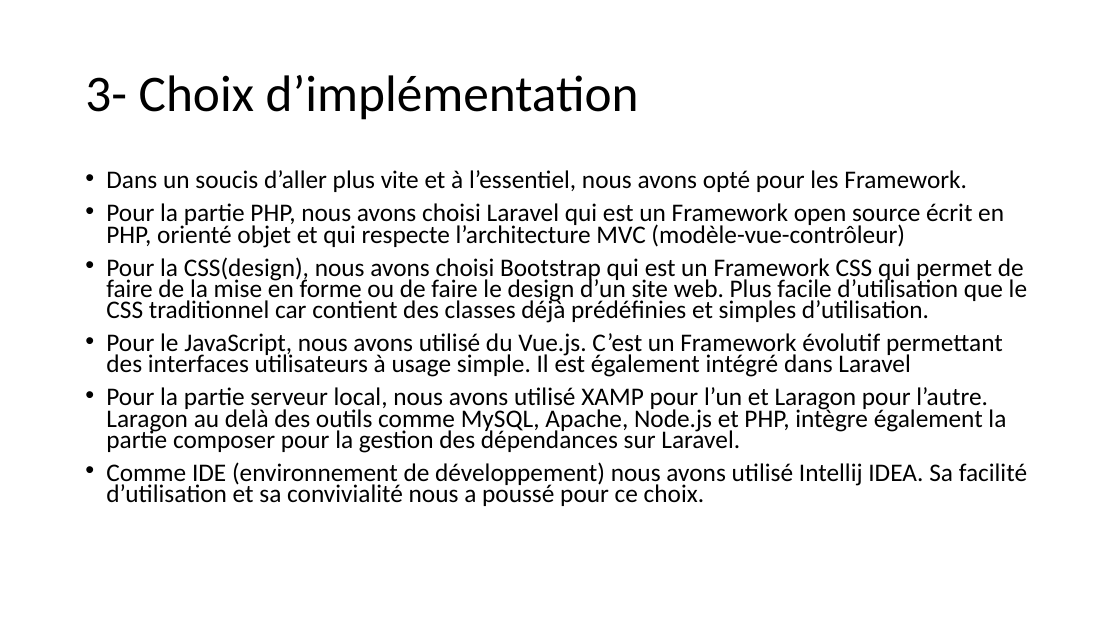
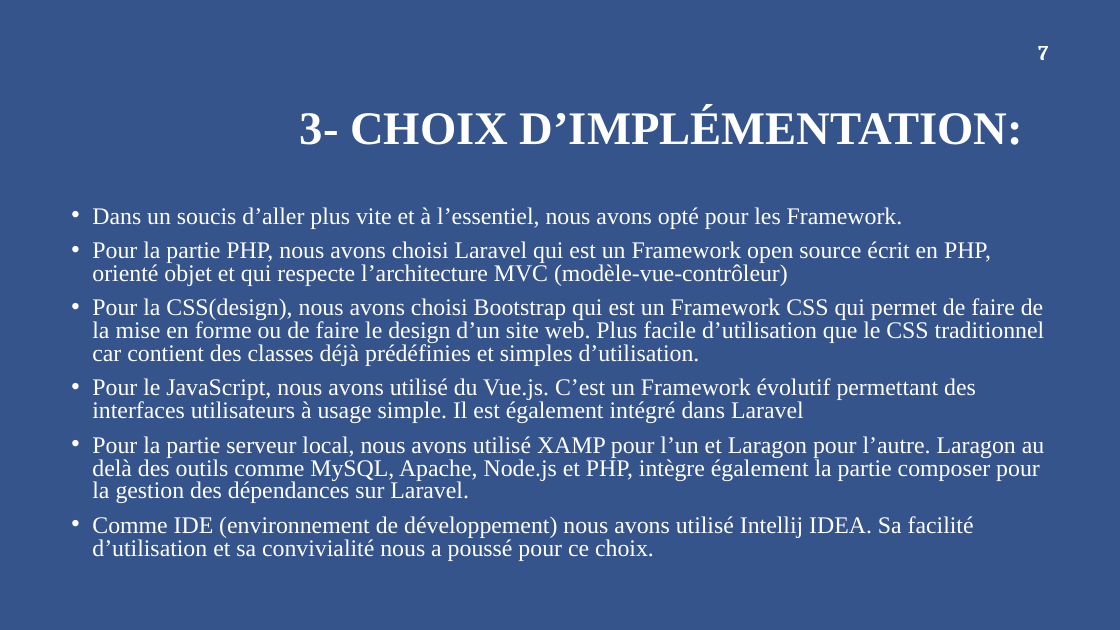
Before and after one commit to sowmangas/rendu-devoir, a slide deck: slide 7 of Documents/Presentation Application web de rendu de devoirs.pptx. Drawn at 1120x630 pixels with LibreOffice and Linux fonts; fonts in the diff are those of the drawing; background and template pictures are left out. Boxes give left, top, right and bottom in pixels: in the first picture for what was removed or moved away, otherwise in the second. Text is boxed around its words. In the diff, an @@ line names an element or a change of style, - is before the commit and + after.

```diff
--- a/Documents/Presentation Application web de rendu de devoirs.pptx
+++ b/Documents/Presentation Application web de rendu de devoirs.pptx
@@ background #FFFFFF to #36548C @@
@@ page number added at [1038, 46, 1048, 60], 18 pt, text #FFFFFF, bold @@
+7
@@ title at [300, 108, 1023, 145]: text changed; size 44 to 40 pt; font Calibri to Times New Roman; text colour #000000 to #FFFFFF; bold on @@
-3- Choix d’implémentation
+3- CHOIX D’IMPLÉMENTATION:
@@ text "Dans un soucis d’aller plus ...": place and size @@
-text "Dans un soucis d’aller plus ..." at [106, 170, 1027, 506]
+text "Dans un soucis d’aller plus ..." at [92, 207, 1045, 561]
@@ text "Dans un soucis d’aller plus ..." at [92, 207, 1045, 561]: size 21.7 to 20.4 pt, font Calibri to Times New Roman, text colour #000000 to #FFFFFF; line spacing 0.7 to 0.8 @@
```
Also in this commit, not shown: 13 other slides changed, 3 other files.
